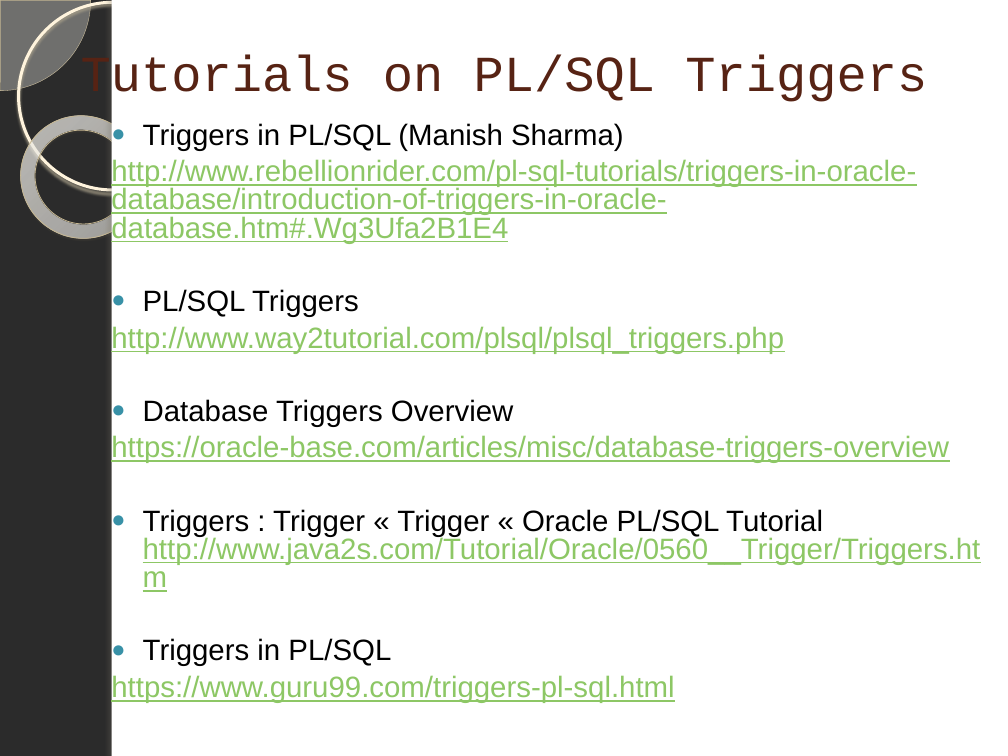
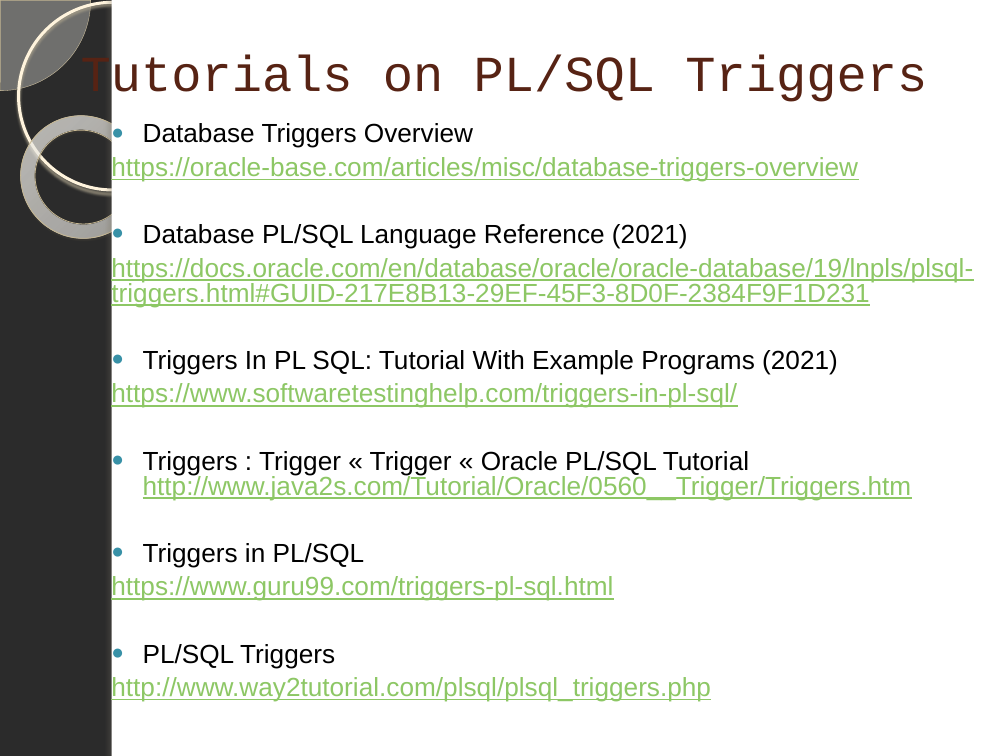
Before and after one commit to marinfotache/Database-Logic-in-Business-Applications, a slide deck: slide 2 of 06_Triggers/06-01_en_Triggers - part 1.pptx. Drawn at 1008x756 pixels with LibreOffice and Linux fonts; fonts in the diff are those of the drawing; background and template pictures are left out; a plain dark background stands for a picture behind light text. Boxes give left, top, right and bottom in pixels: in the first picture for what was removed or moved away, otherwise in the second. Text is boxed around its words. In the diff, an @@ line names an element or a change of style, - is before the commit and + after.

```diff
--- a/06_Triggers/06-01_en_Triggers - part 1.pptx
+++ b/06_Triggers/06-01_en_Triggers - part 1.pptx
@@ text at [111,123,916,353]: paragraphs removed @@
-● Triggers in PL/SQL (Manish Sharma)
-http://www.rebellionrider.com/pl-sql-tutorials/triggers-in-oracle-database/introduction-of-triggers-in-oracle-database.htm#.Wg3Ufa2B1E4
-● PL/SQL Triggers
-http://www.way2tutorial.com/plsql/plsql_triggers.php
@@ text at [111,123,912,601]: size 21 to 18.8 pt in "Database Triggers Overview", "https://oracle-base.com/articles/misc/database-triggers-over ...", "Triggers : Trigger « Trigger « Oracle ...", "Triggers in PL/SQL" and 1 more places @@
@@ text at [111,224,973,408]: paragraphs added @@
+● Database PL/SQL Language Reference (2021)
+https://docs.oracle.com/en/database/oracle/oracle-database/19/lnpls/plsql-triggers.html#GUID-217E8B13-29EF-45F3-8D0F-2384F9F1D231
+● Triggers In PL SQL: Tutorial With Example Programs (2021)
+https://www.softwaretestinghelp.com/triggers-in-pl-sql/
@@ text at [111,644,711,702]: paragraphs added @@
+● PL/SQL Triggers
+http://www.way2tutorial.com/plsql/plsql_triggers.php
```
Also in this commit, not shown: 6 other files.
